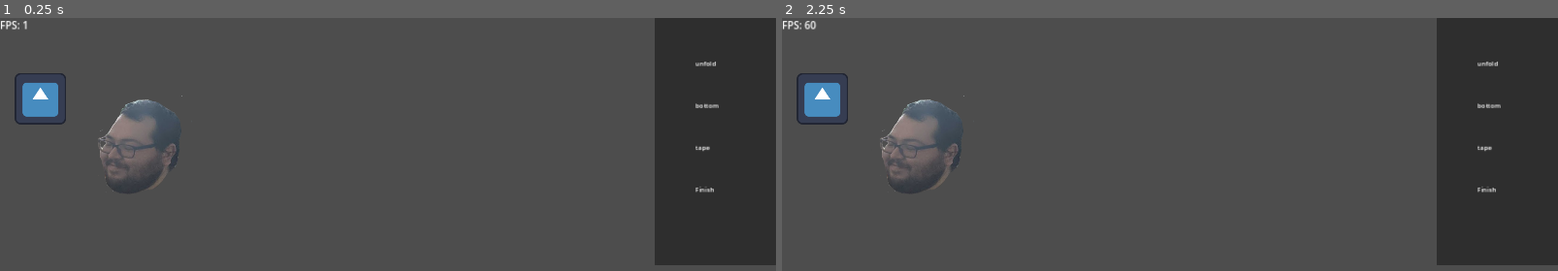
Above: before the commit, frames 1-2 (left to right).
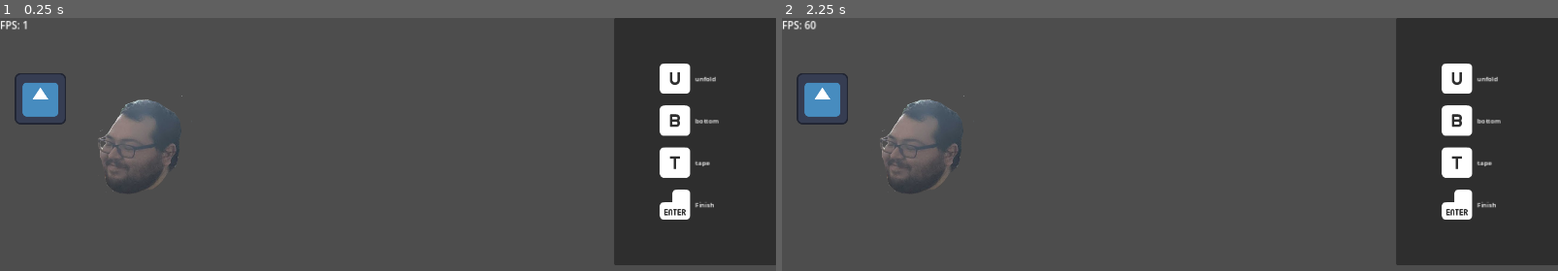
Above: after the commit, the same moments.

Repository: gabeochoa/prime_pressure
Game: Godot game, scene res://scenes/levels/level.tscn
The game is run twice, just before and just after one commit, with the same random seed, the same clock (stepped at 60 frames per second) and the same inputs. The engine's default icon, where the game draws it, is replaced by a stand-in: a white triangle on a blue panel in a dark square.
Inputs (mouse positions are in pixels of both pictures, inside the frame that each line leads up to):
- Up to frame 1 (0.25 s): no input
- Up to frame 2 (2.25 s): tap Enter at 0.5, 0.8, 1.35 s; move the mouse to (1232, 172) at 0.52 s; hold W 0.53-1.28 s; tap Z at 0.6, 1.55, 2.1 s; click (1232, 172) at 0.67 s; move the mouse to (1495, 78) at 1.27 s; hold A 1.28-2.03 s; click (1495, 78) at 1.42 s; tap Space at 2 s; move the mouse to (1495, 121) at 2.02 s; hold W from 2.03 s (still down); click (1495, 121) at 2.17 s

The runs differ from the first frame. In frame 1, 7.1% of the frame differs, in the area x 79-93%, y 0-98%; in frame 2, 7.1%.

Commit message:
add icons for which key to press

Diff:
--- a/project.godot
+++ b/project.godot
@@ -19,6 +19,7 @@
 
 window/size/viewport_width=1920
 window/size/viewport_height=1080
+window/size/mode=3
 window/stretch/mode="canvas_items"
 
 [editor_plugins]
--- a/scenes/levels/action_label.gd
+++ b/scenes/levels/action_label.gd
@@ -1,4 +1,23 @@
 class_name ActionLabel extends RichTextLabel
+
+func get_image_for_key(key: Key)-> Texture2D:
+	const prefix = "res://graphics/controls/keyboard_default/"
+	var make_keyboard = func(name): return prefix +  "keyboard_%s.png"%name
+
+	match key:
+		var letter when key >= KEY_A and key <= KEY_Z:
+			var pos :int = key - KEY_A
+			var character: int= 65 + pos
+			var keyfile = make_keyboard.call(String.chr(character))
+			print(keyfile)
+			return load(keyfile)
+		KEY_ENTER:
+			return load(make_keyboard.call("enter"))
+		var other_key:
+			assert(false, "Missing image for key %s" % other_key)
+
+
+	return load("res://graphics/character_efb_mug.png")
 
 var key: Key
 var gamepad: String
@@ -11,8 +30,9 @@
 # Called when the node enters the scene tree for the first time.
 func _ready():
 	print("create action label")
-	set_custom_minimum_size(Vector2(100, 100))
-	set_text(name)
+	set_custom_minimum_size(Vector2(200, 100))
+	add_image(get_image_for_key(key), 100, 100)
+	add_text(name)
 	pass # Replace with function body.
 
 
Binary file added: graphics/controls/keyboard_default/keyboard_0.png
Not shown, added: graphics/controls/keyboard_default/keyboard_0.png.import
Binary file added: graphics/controls/keyboard_default/keyboard_0_outline.png
Not shown, added: graphics/controls/keyboard_default/keyboard_0_outline.png.import
Binary file added: graphics/controls/keyboard_default/keyboard_1.png
Not shown, added: graphics/controls/keyboard_default/keyboard_1.png.import
Binary file added: graphics/controls/keyboard_default/keyboard_1_outline.png
Not shown, added: graphics/controls/keyboard_default/keyboard_1_outline.png.import
Binary file added: graphics/controls/keyboard_default/keyboard_2.png
Not shown, added: graphics/controls/keyboard_default/keyboard_2.png.import
Binary file added: graphics/controls/keyboard_default/keyboard_2_outline.png
Not shown, added: graphics/controls/keyboard_default/keyboard_2_outline.png.import
(and 652 more such lines)
